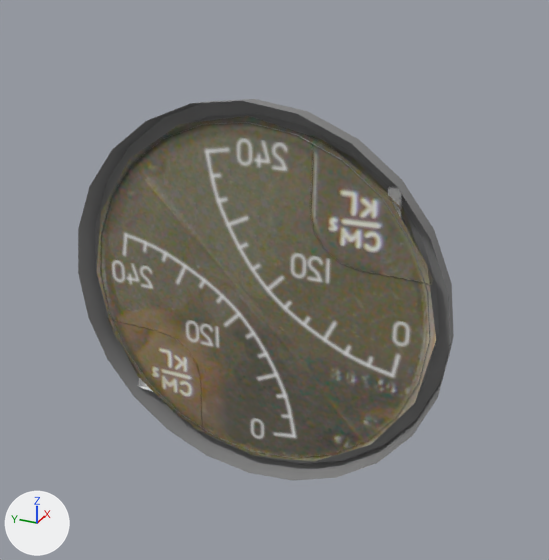
The Blender file Panels/Instruments-3d/2dim-240k/2dim.blend as it was, and as the next commit left it.
Both versions are drawn from a 50 mm lens placed at (-0.0651, -0.0326, 0.0364), pointed at (0.003, -0.002, 0.0023). The lights are fixed; the arrows at lower left show +X, +Y and +Z.
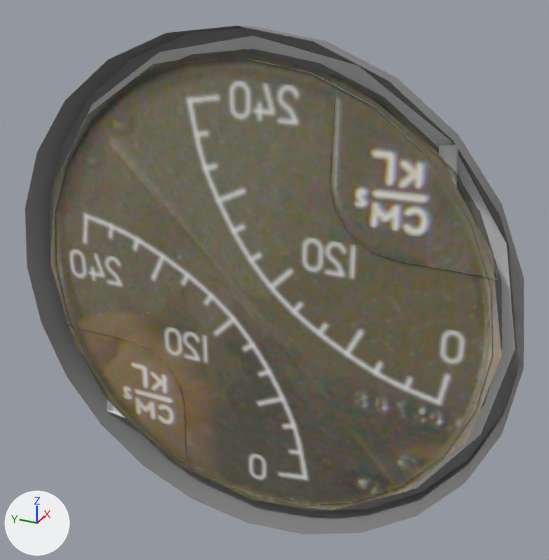
Pixel boxes [x1, y1, x2, y2] of what changed, in the pictures (549 x 560 px):
'Circle', rescaled (32% wider, 33% taller): before [96, 116, 436, 462]; after [51, 49, 501, 511]
'bezel.037', moved, rescaled (33% wider, 33% taller): before [78, 99, 454, 480]; after [25, 26, 524, 534]
'Circle.003', shown: after [58, 36, 515, 490]
'Circle.001', moved, rescaled (37% wider, 37% taller): before [309, 135, 433, 285]; after [329, 74, 499, 280]
'Cube', moved, rescaled: before [388, 187, 402, 217]; after [439, 143, 459, 187]
'Circle.002', moved, rescaled (28% wider, 28% taller): before [107, 317, 205, 433]; after [65, 322, 191, 471]
'Cube.001', moved, rescaled (27% wider, 27% taller): before [139, 378, 153, 392]; after [107, 400, 125, 418]

The change, as a list of edits to the scene's bpy script:
```text
Change ob_cube_001:
    ob_cube_001.location: (0.0014, 0.015, -0.0142) -> (0.001, 0.0197, -0.0187)
    ob_cube_001.scale: (0.000192, 0.000611, 0.000611) -> (0.000252, 0.000802, 0.000802)
Change ob_cube:
    ob_cube.location: (0.0014, -0.015, 0.0142) -> (0.001, -0.0197, 0.0187)
    ob_cube.scale: (0.000192, 0.000611, 0.000611) -> (0.000252, 0.000802, 0.000802)
Change ob_circle_002:
    ob_circle_002.location: (0.0017, 0.0121, -0.0114) -> (0.0013, 0.0159, -0.015)
    ob_circle_002.scale: (0.00529, 0.00529, 0.00529) -> (0.00695, 0.00695, 0.00695)
Change ob_circle_001:
    ob_circle_001.location: (0.0017, -0.0121, 0.0114) -> (0.0013, -0.0159, 0.015)
    ob_circle_001.scale: (0.00529, 0.00529, 0.00529) -> (0.00695, 0.00695, 0.00695)
Change ob_circle:
    ob_circle.scale: (1.0, 1.0, 1.0) -> (1.31, 1.31, 1.31)
Change ob_bezel_037:
    ob_bezel_037.location: (0.0, 0.0, 0.0) -> (-0.0009, 0.0, 0.0)
    ob_bezel_037.scale: (1.0, 1.0, 1.0) -> (1.31, 1.31, 1.31)
Change ob_circle_003:
    remove ob_circle_003.hide_set(True)  # its collection is switched off
```
